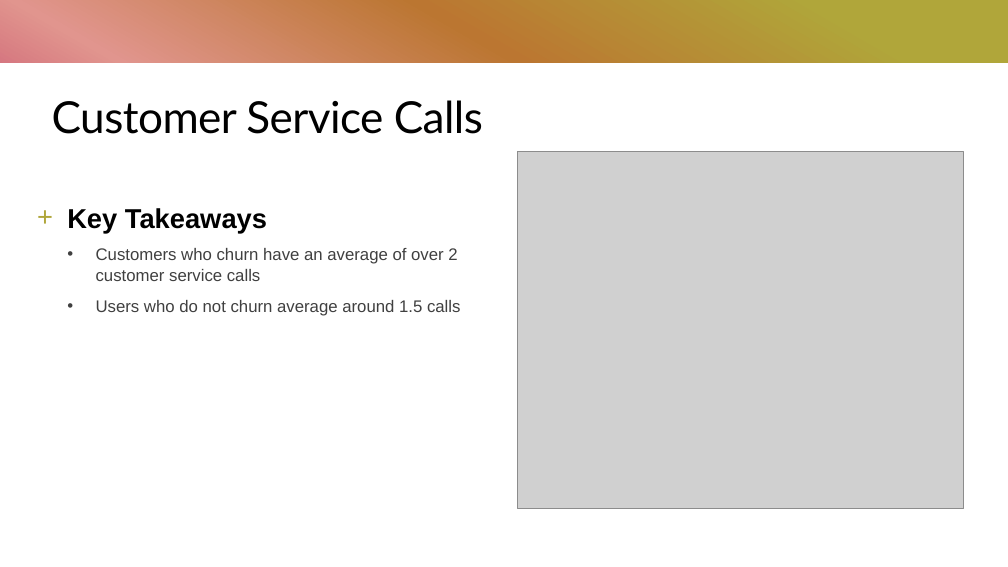
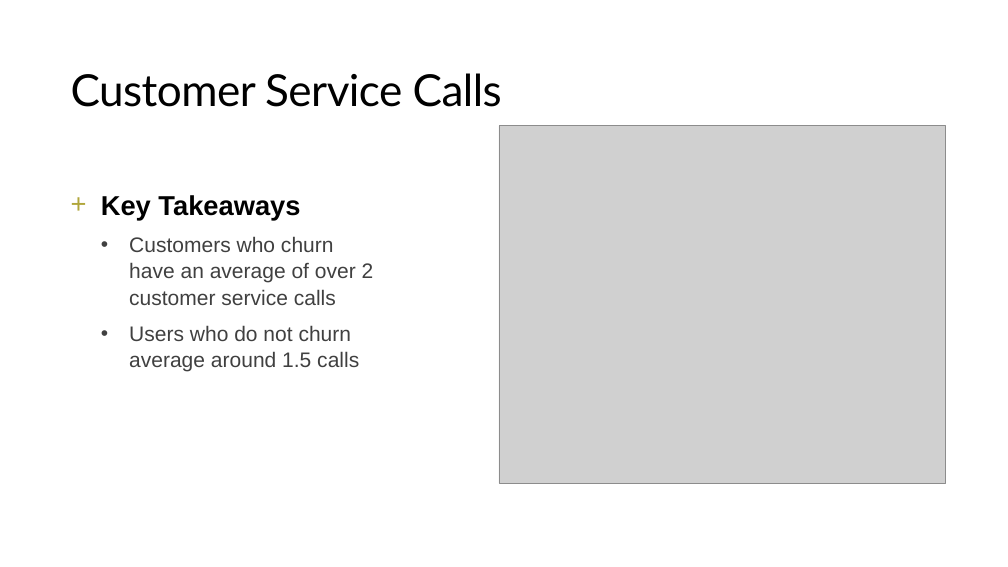
Before and after one commit to alecs1523/telecom_customer_churn, a slide deck: slide 5 of customer_churn_anlaysis.pptx. Drawn at 1008x567 pixels with LibreOffice and Linux fonts; fonts in the diff are those of the drawing; grey boxes stand for pictures. Boxes give left, top, right and bottom in pixels: in the first picture for what was removed or moved away, otherwise in the second. Text is boxed around its words. In the diff, an @@ line names an element or a change of style, - is before the commit and + after.

```diff
--- a/customer_churn_anlaysis.pptx
+++ b/customer_churn_anlaysis.pptx
@@ rectangle removed at bbox=[0, 0, 1008, 567] @@
@@ rectangle removed at bbox=[0, 63, 1008, 567] @@
@@ title "Customer Service Calls": place and size @@
-title "Customer Service Calls" at bbox=[52, 100, 483, 134]
+title "Customer Service Calls" at bbox=[71, 73, 502, 107]
@@ picture: place and size @@
-picture at bbox=[517, 152, 964, 509]
+picture at bbox=[499, 126, 946, 483]
@@ text "Key Takeaways": place and size @@
-text "Key Takeaways" at bbox=[67, 208, 461, 316]
+text "Key Takeaways" at bbox=[101, 195, 374, 372]
@@ text at bbox=[129, 236, 374, 372]: size 16 to 20 pt in "Customers who churn have an average of ...", "Users who do not churn average around ..." @@
```
Also in this commit, not shown: 3 other slides changed, 3 slides added, 1 other file.
